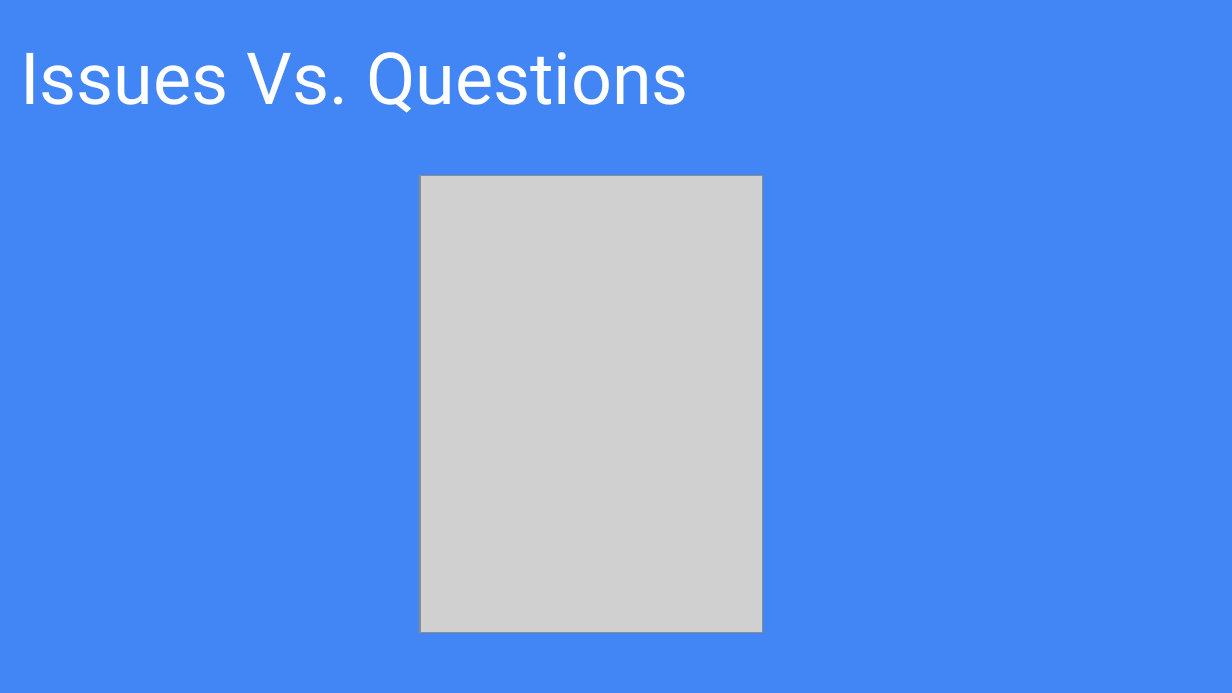
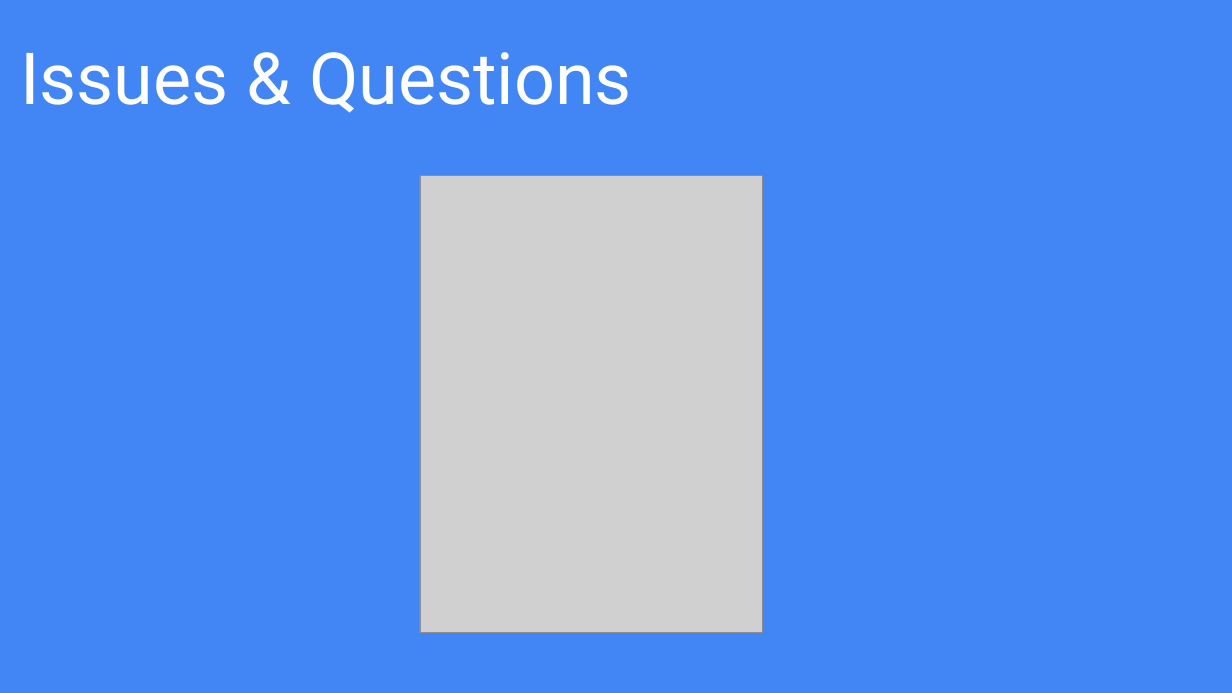
Before and after one commit to cppwfs/DN2018, a slide deck: slide 8 of How do I get started in Open Source.pptx (slide 9 before the commit). Drawn at 1232x693 pixels with LibreOffice and Linux fonts; fonts in the diff are those of the drawing; grey boxes stand for pictures; background and template pictures are left out. Boxes give left, top, right and bottom in pixels: in the first picture for what was removed or moved away, otherwise in the second. Text is boxed around its words. In the diff, an @@ line names an element or a change of style, - is before the commit and + after.

```diff
--- a/How do I get started in Open Source.pptx
+++ b/How do I get started in Open Source.pptx
@@ title at bbox=[20, 52, 632, 113]: text changed @@
-Issues Vs. Questions
+Issues & Questions
```
Also in this commit, not shown: 7 other slides changed, 5 slides added.
